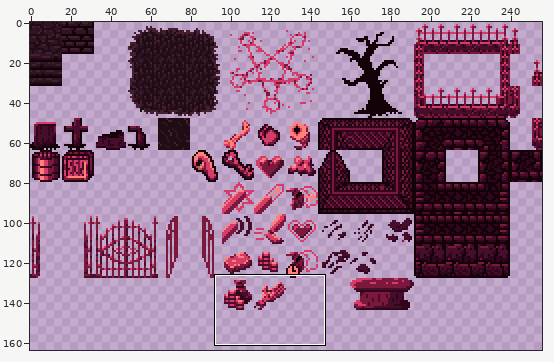
Sprite sheet, stored at ZarguufsGraveyardAdventure/Assets/Images/tilesheet1.png. Above, an overview of the earlier version with the close-up marked.
Close-up. As it was:
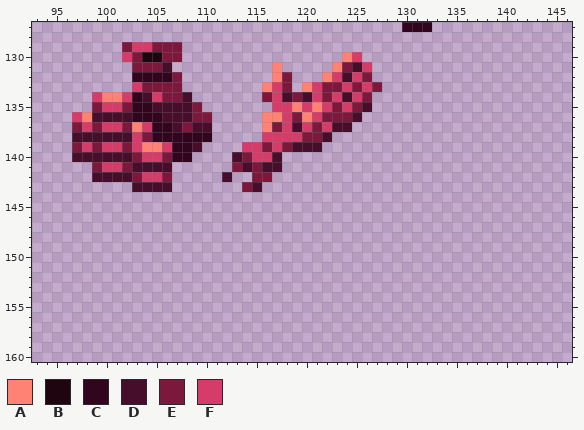
The file is 256x256 pixels. Shown: x 93..146, y 127..160. The wide view leaves out empty margins.
Palette (. is transparent): A #ff8274  B #1f0510  C #31051e  D #460e2b  E #7c183c  F #d53c6a
Pixels before, first column x 97:
127 .................................CCC
128 ....................................
129 .....EFFEEE.........................
130 .....FEBBEE................AF.......
131 ......EEED..........A.....AEDF......
132 ......CCCCE.........AE...AFDFE......
133 ......FEEEE........AFE.AFEEFEFE.....
134 ..FAAFCDFEED.......EFDEDFEFDFE......
135 ..EFFECCDDDDE.......FFAFAFEFED......
136 FADDDDCCCDDDEE.....AAFEAFEEED.......
137 EFEFFEAFCCDEDD.....AEFDFEFDD........
138 DDDDDDFECCCCCC.....FFFFEED..........
139 EFEFFEFAAFCCD....FFEFEDDD...........
140 DDDDDDEFFECC....DEFFD...............
141 ..EFFEDDDD......EDEDD...............
142 ..DDDDEFFE.....D..EE................
143 ......DDDD.......ED.................
Now the later version:
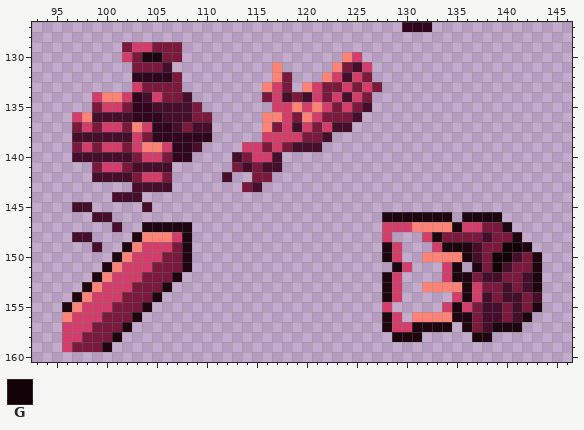
Colours new in this view: G #130208
Edits made:
The edit adds colour A in row 147 at x 131 to 134; in row 148 at x 104 to 106; in row 149 at x 103; in row 150 at x 102 and 132 to 135; in row 151 at x 101; in row 152 at x 100.
The edit adds colour A in row 153 at x 99 and 132 to 135; in row 154 at x 98; in row 155 at x 97; in row 156 at x 96 and 131 to 134.
The edit adds colour B in row 146 at x 128 to 134 and 136 to 139; in row 147 at x 104 to 108, 135 and 140; in row 148 at x 103, 108, 133 and 141; in row 149 at x 102, 108, 128, 134 to 136 and 142; in row 150 at x 101, 108, 128, 136 and 143; in row 151 at x 100, 108, 129, 135, 137 and 143.
The edit adds colour B in row 152 at x 99, 107, 128, 135 to 136 and 143; in row 153 at x 98, 106, 128, 136 and 143; in row 154 at x 97, 105, 128 and 136; in row 155 at x 96, 104, 135 and 143; in row 156 at x 103, 128, 135 to 136 and 142; in row 157 at x 102, 128, 131 to 134, 136 and 139 to 141.
The edit adds colour B in row 158 at x 101, 129 to 131 and 137 to 138; in row 159 at x 100.
The edit adds colour D in row 144 at x 101 to 103; in row 145 at x 97 to 98 and 104; in row 146 at x 99 to 100; in row 147 at x 101; in row 148 at x 97 to 98 and 138; in row 149 at x 99 and 137.
The edit adds colour D in row 150 at x 137 and 141; in row 151 at x 140; in row 152 at x 138 to 139 and 142; in row 153 at x 140 and 142; in row 154 at x 138, 140 to 141 and 143; in rows 155 to 156 at x 138 to 139 and 141.
The edit adds colour D in row 157 at x 138.
The edit adds colour E in row 147 at x 138 to 139; in row 148 at x 134 to 137 and 139 to 140; in row 149 at x 107 and 138 to 139; in row 150 at x 106 to 107, 138 and 142; in row 151 at x 105 to 107, 138 and 141 to 142; in row 152 at x 104 to 106, 137 and 140 to 141.
The edit adds colour E in row 153 at x 103 to 105, 138 to 139 and 141; in row 154 at x 102 to 104, 139 and 142; in row 155 at x 101 to 103, 137, 140 and 142; in row 156 at x 100 to 102, 137 and 140; in row 157 at x 99 to 101 and 137; in row 158 at x 98 to 100.
The edit adds colour E in row 159 at x 97 to 99.
The edit adds colour F in row 147 at x 128 to 130 and 136 to 137; in row 148 at x 107, 128 and 132; in row 149 at x 104 to 106, 129 and 133; in row 150 at x 103 to 105 and 129; in row 151 at x 102 to 104, 130 and 134; in row 152 at x 101 to 103, 129 and 134.
The edit adds colour F in row 153 at x 100 to 102, 129 and 137; in row 154 at x 99 to 101, 129, 135 and 137; in row 155 at x 98 to 100, 128, 134 and 136; in row 156 at x 97 to 99 and 129; in row 157 at x 96 to 98 and 129 to 130; in row 158 at x 96 to 97.
The edit adds colour F in row 159 at x 96.
The edit adds colour G in row 149 at x 140 to 141; in row 150 at x 139 to 140; in row 151 at x 139.
